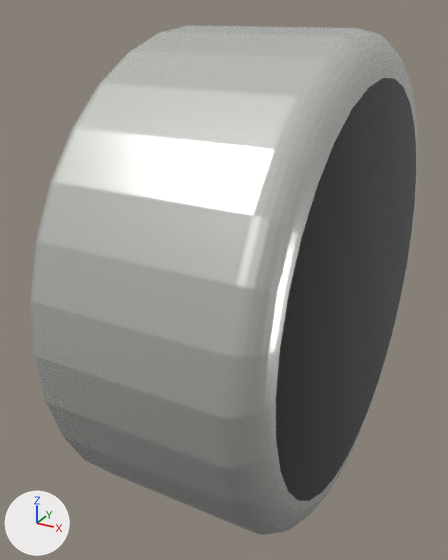
Before and after pictures for a commit that changed the FBX model ihmc-high-level-behaviors/src/libgdx/resources/environmentObjects/l515Sensor/L515Sensor.fbx.
Before and after are seen from a camera (50 mm lens) standing at (0.000317, -0.000693, 0.000325) and looking at (-0.000048, -0.00003, -0.000007). The lights are fixed; the arrows at lower left show +X, +Y and +Z.
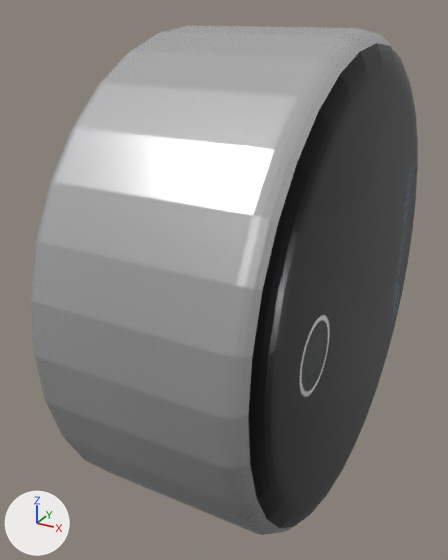
Patch to the scene script:
```diff
--- a/ihmc-high-level-behaviors/src/libgdx/resources/environmentObjects/l515Sensor/L515Sensor.fbx.py
+++ b/ihmc-high-level-behaviors/src/libgdx/resources/environmentObjects/l515Sensor/L515Sensor.fbx.py
@@ img_l515sensor_png @@
+img_l515sensor_png = load_image('L515Sensor.png', 'L515Sensor.png', 500, 500, 'sRGB')
@@ mat_material_001 @@
 mat_material_001 = principled_material('Material.001')
-mat_material_001.base_color = (0.787, 0.8, 0.751)  # white #e5e7e1
+mat_material_001.texture = img_l515sensor_png  # with its transparency
 mat_material_001.metallic = 0.78
@@ me_cylinder_001 @@
 me_cylinder_001.from_pydata(...)  # 576 vertices, 546 faces; spans x -0.0305..0.0305, y -0.0305..0.0305, z -0.018..0.018
 # used by ob_cylinder; location = (0.0, 0.0, 0.0); rotation_euler = (0.0, 1.571, 0.0), in degrees (0, 90, 0); scale = (0.01, 0.01, 0.0072)
+# me_cylinder_001 part 1: texture (UV) coordinates of 546 of 546 faces, centred in x -0.0302..0.0302, y -0.0302..0.0302, z -0.018..0.018, changed; they spanned u 0.0..1.0, v 0.01..1.0 and now span u 0.07..0.99, v 0.03..0.9
 me_cylinder_001.materials.append(mat_material_001)
```

Changed parts and their boxes [x1, y1, x2, y2] in the pictures (448 x 560 px):
'Cylinder', surface changed: [31, 26, 418, 531] in both
part 1 of me_cylinder_001, surface changed: [31, 26, 418, 535] in both
